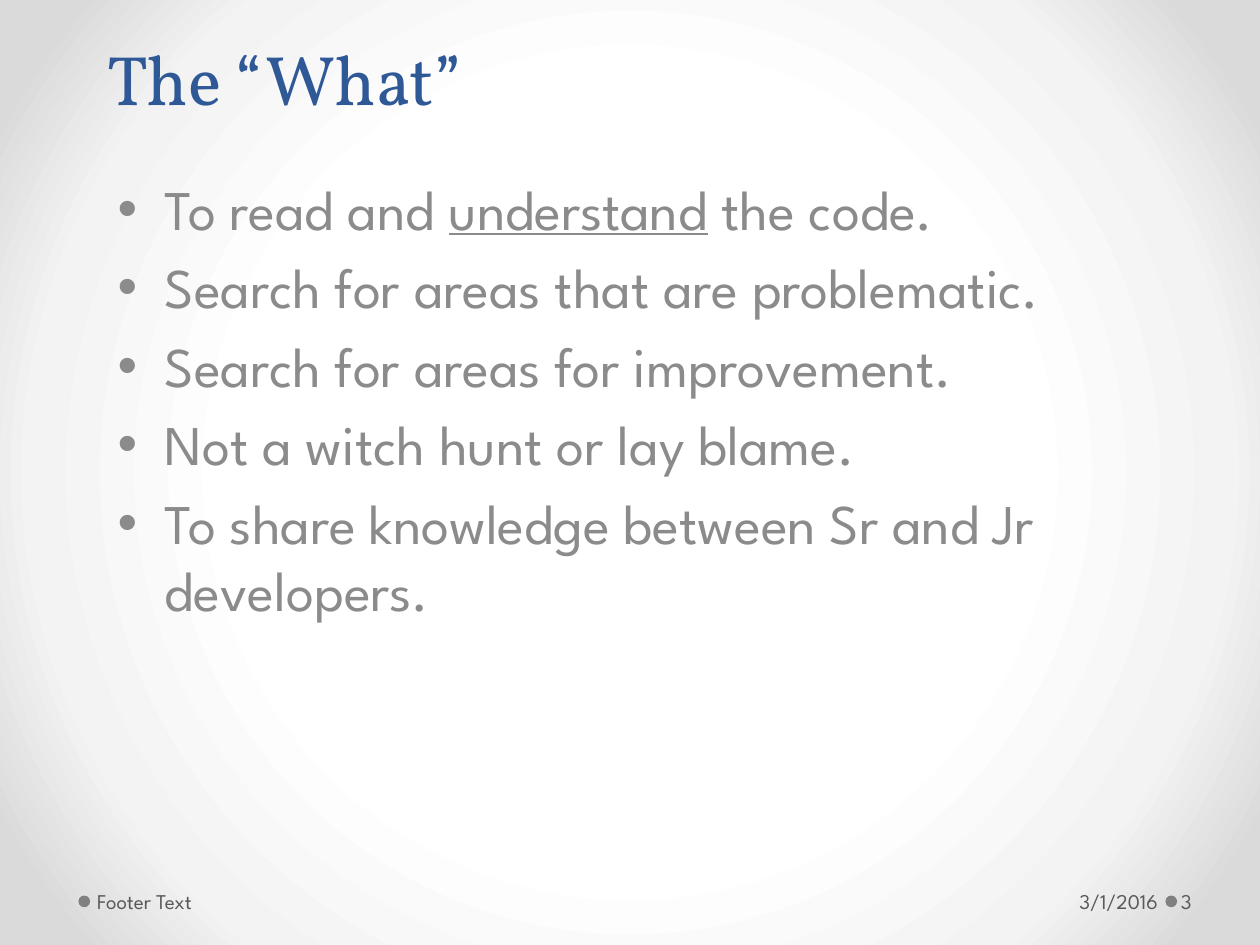
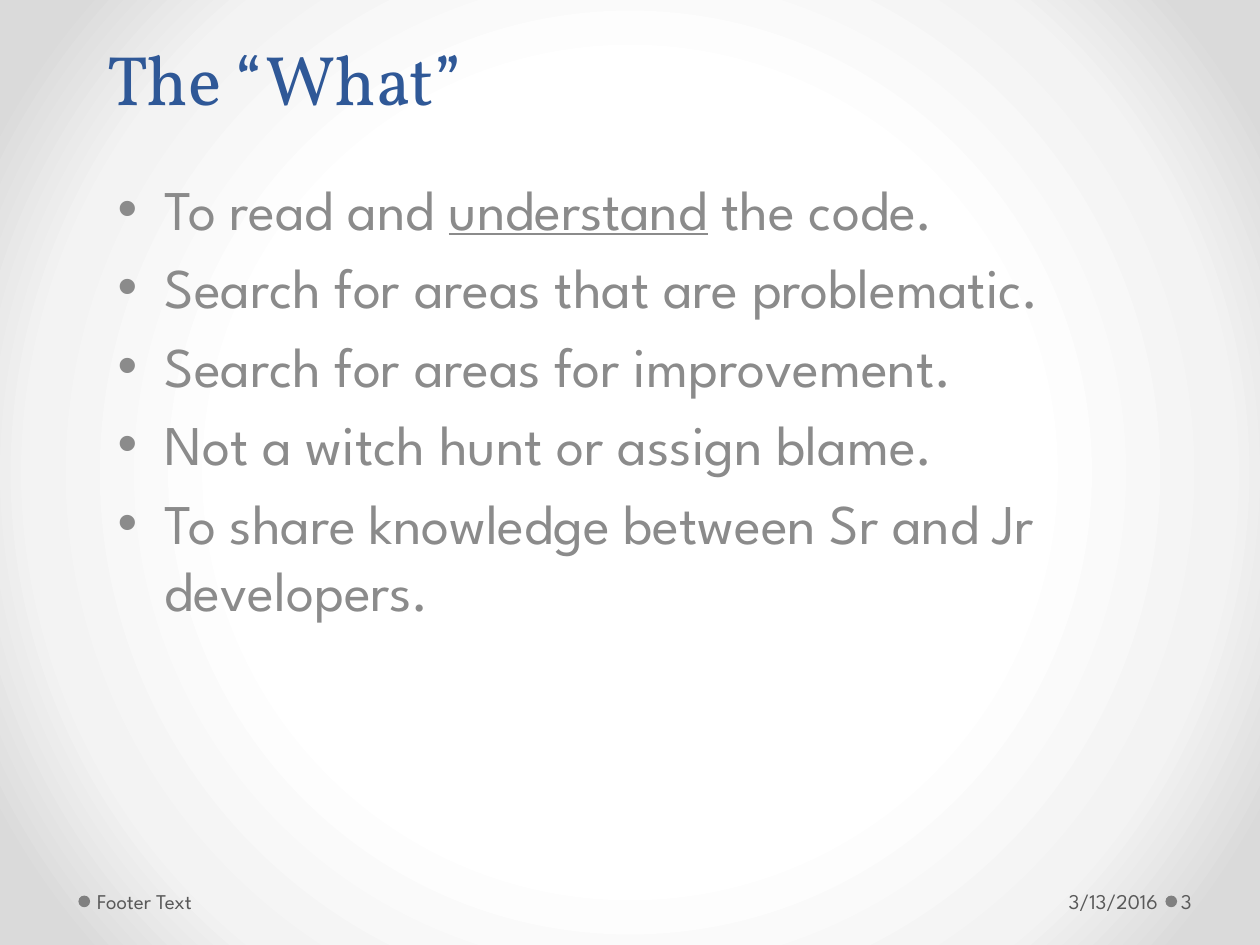
Before and after one commit to h-t-tran/brown, a slide deck: slide 3 of codereview/tech-presentation-effective-codereview.pptx. Drawn at 1260x945 pixels with LibreOffice and Linux fonts; fonts in the diff are those of the drawing. Boxes give left, top, right and bottom in pixels: in the first picture for what was removed or moved away, otherwise in the second. Text is boxed around its words. In the diff, an @@ line names an element or a change of style, - is before the commit and + after.

```diff
--- a/codereview/tech-presentation-effective-codereview.pptx
+++ b/codereview/tech-presentation-effective-codereview.pptx
@@ subtitle at <box>165,426,933,477</box>: text changed @@
-• Not a witch hunt or lay blame.
+• Not a witch hunt or assign blame.
@@ text at <box>1069,894,1158,911</box>: text changed @@
-3/1/2016
+3/13/2016
```
Also in this commit, not shown: 12 other slides changed, 5 slides added, 2 other files.
